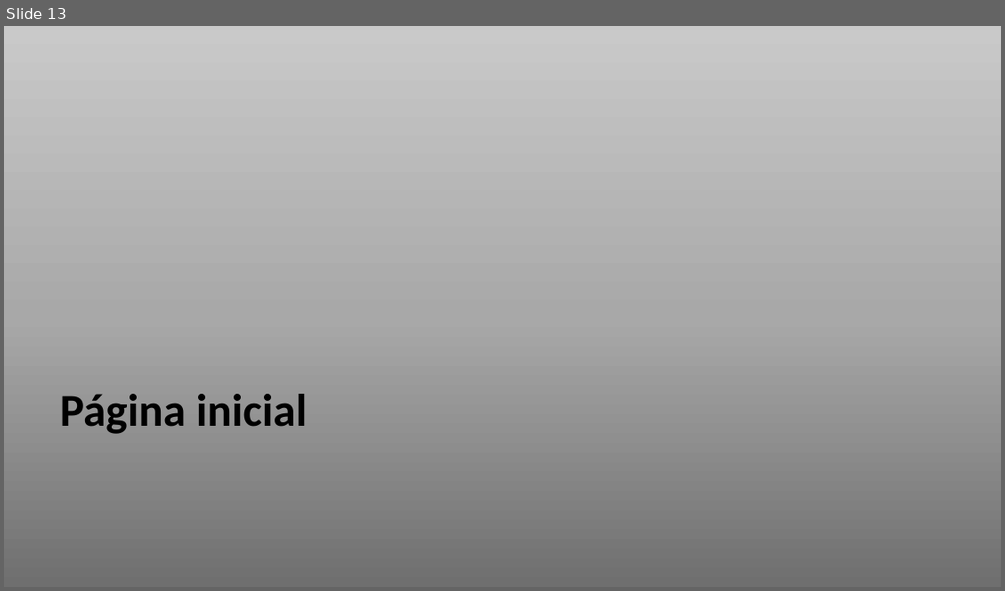
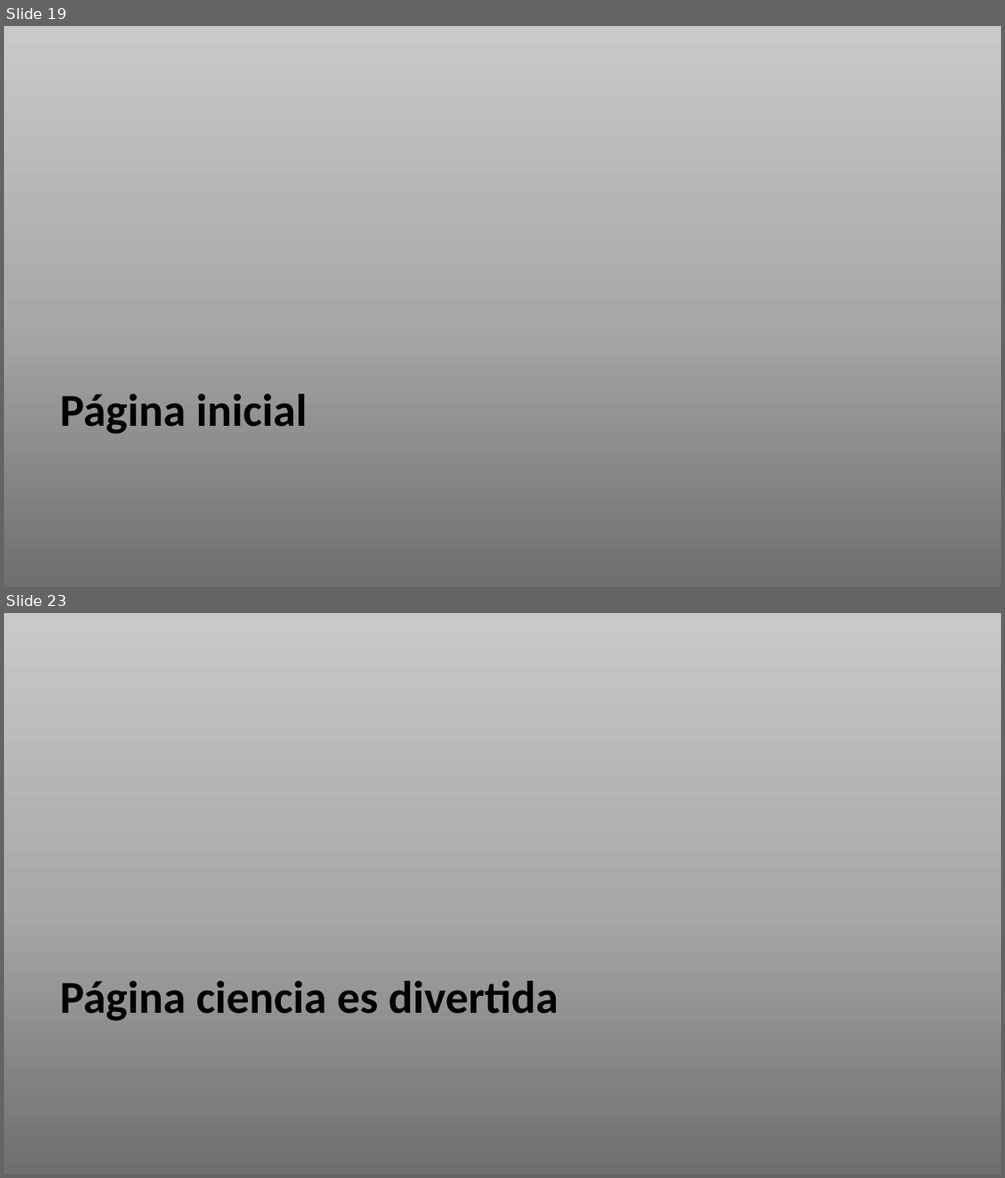
Before and after one commit to azaharafernandezguizan/AfayaBio, a slide deck: Documents/AfayaBioDocumentation.pptx. Shown one above the other, each under a label of ours: slide 13 before the commit, slides 19 and 23 after it; the slides between them are not shown. The pictures are 1005x591 and 1005x1178 pixels, drawn with LibreOffice and Linux fonts; fonts in the diff are those of the drawing. Boxes give left, top, right and bottom in pixels: in the first picture for what was removed or moved away, otherwise in the second. Text is boxed around its words. In the diff, an @@ line names an element or a change of style, - is before the commit and + after.

```diff
--- a/Documents/AfayaBioDocumentation.pptx
+++ b/Documents/AfayaBioDocumentation.pptx
@@ slide 23 added at [4,613,1001,1174], background gradient #6F6F6F to #A8A8A8 to #C9C9C9 @@
@@ text added at [60,981,558,1021], 44 pt, text #000000, bold @@
+Página ciencia es divertida
@@ what was slide 13 is now slide 19 @@
```
Also in this commit, not shown: 12 other slides added, 18 other files.
